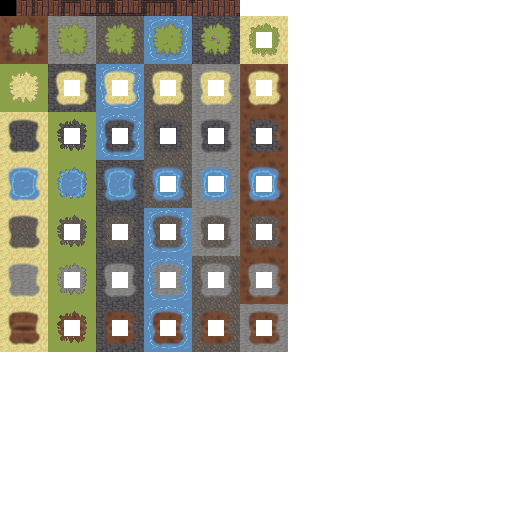
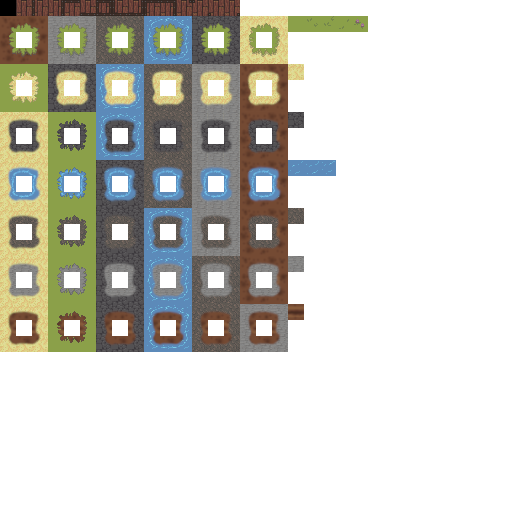
Before/after of a w=512, h=512 layered artwork. What changed in the layer stack:
painted on "tilesNew" over [16, 16, 368, 336]
